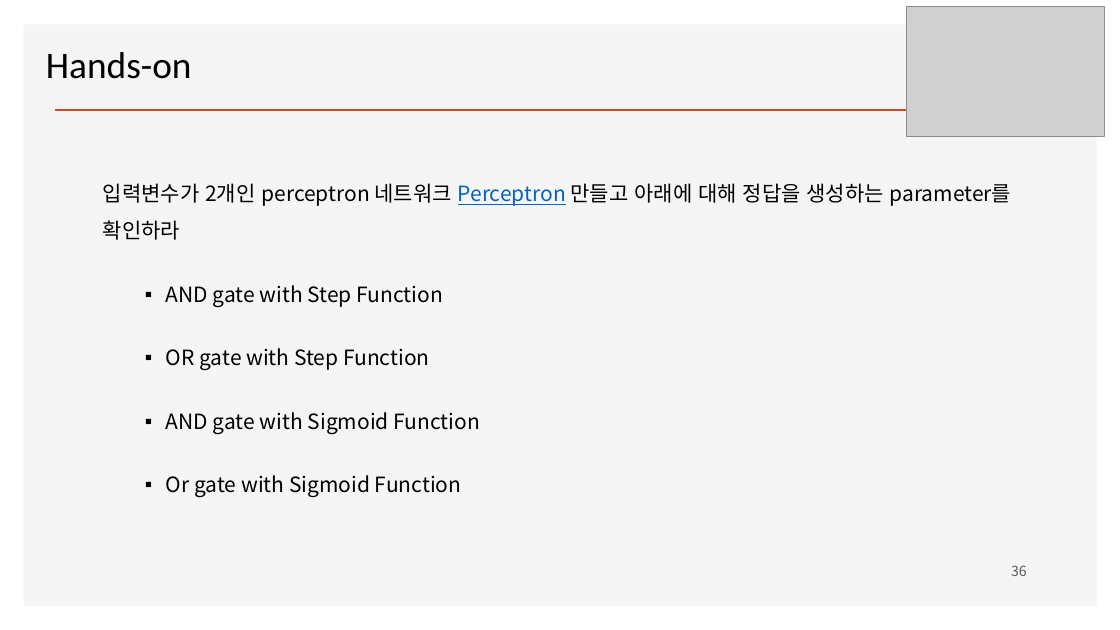
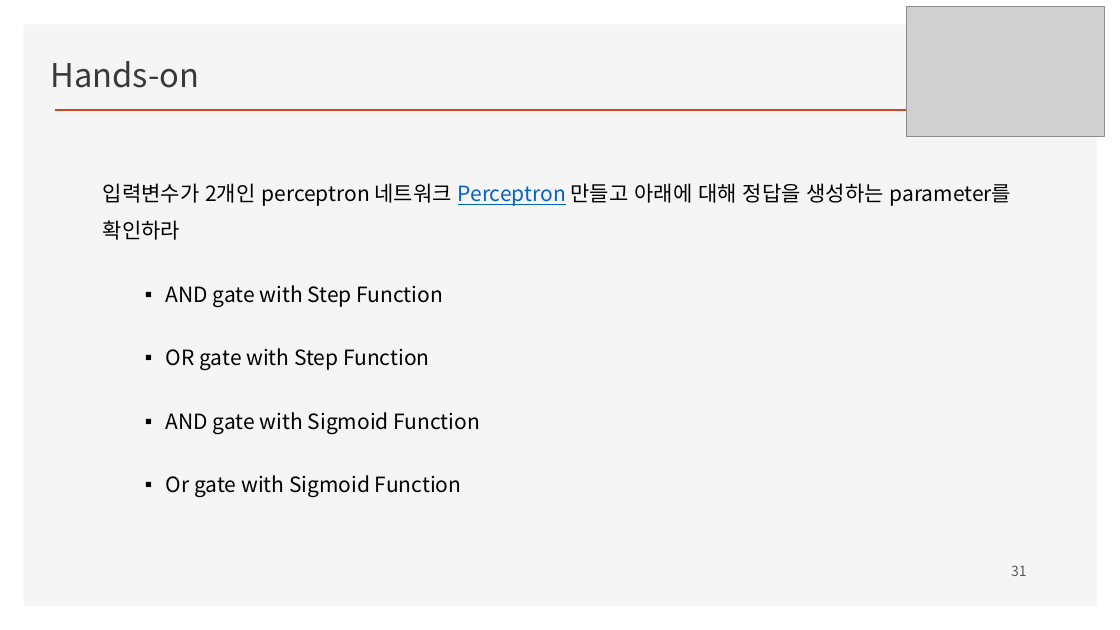
Before and after one commit to ancestor9/mathematics-for-machine-learning, a slide deck: slide 31 of w4_Perceptron_Regression.pptx (slide 36 before the commit). Drawn at 1120x630 pixels with LibreOffice and Linux fonts; fonts in the diff are those of the drawing; grey boxes stand for pictures; background and template pictures are left out. Boxes give left, top, right and bottom in pixels: in the first picture for what was removed or moved away, otherwise in the second. Text is boxed around its words. In the diff, an @@ line names an element or a change of style, - is before the commit and + after.

```diff
--- a/w4_Perceptron_Regression.pptx
+++ b/w4_Perceptron_Regression.pptx
@@ text "Hands-on": place and size @@
-text "Hands-on" at <box>46,52,192,79</box>
+text "Hands-on" at <box>50,61,199,88</box>
@@ text "Hands-on" at <box>50,61,199,88</box>: size 32 to 28 pt, font Calibri to Noto Sans CJK KR, text colour #000000 to #3B3838 @@
@@ page number at <box>1011,565,1027,576</box>: text changed @@
-36
+31
```
Also in this commit, not shown: 20 other slides changed, 5 slides removed.
